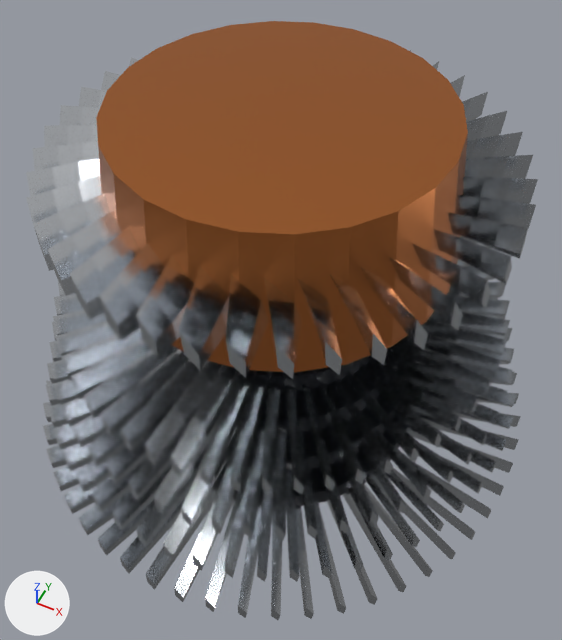
Renders of the glTF model public/models/items/turbinerotor_quality.glb from each side of a commit.
Both versions are drawn from a 50 mm lens placed at (0.131, -0.263, 0.416), pointed at (0.005, -0.011, 0.101). Lighting does not change. The marker at lower left points along +X, +Y and +Z. The picture after the commit comes second. Vertices at exactly the same position are counted once.

Objects in the first picture: 'turbinerotor_quality'.
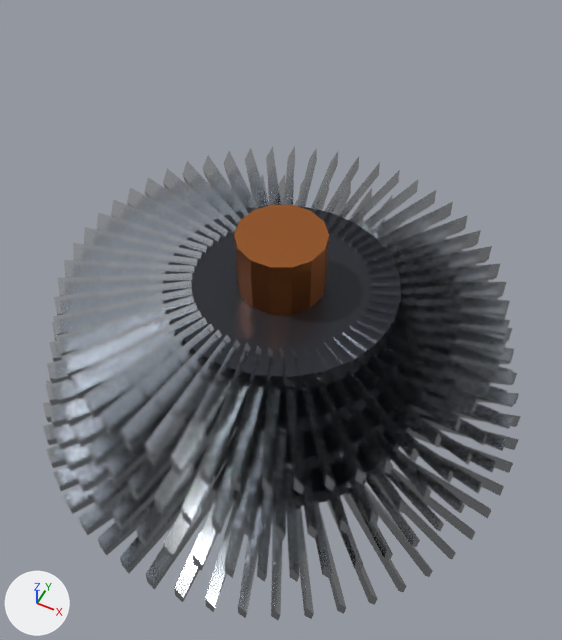
Changed parts and their boxes [x1, y1, x2, y2] in the pictures (562 x 640 px):
'turbinerotor_quality', reshaped (7% narrower, 21% shorter): before [26, 21, 538, 620]; after [43, 146, 521, 620]
part 1 of me_turbinerotor_quality, deleted: before [26, 46, 538, 379]
part 2 of me_turbinerotor_quality, deleted (orange): before [96, 21, 468, 373]
part 3 of me_turbinerotor_quality, recoloured (orange): after [234, 205, 329, 315]

The edits, one by one:
me_turbinerotor_quality is used by ob_turbinerotor_quality; location (0.0, 0.0, 0.0).
me_turbinerotor_quality had 4375 vertices, 7704 faces and spanned x -0.144..0.144, y -0.144..0.144, z 0.0..0.224.
me_turbinerotor_quality now has 3686 vertices, 6488 faces and spans x -0.144..0.144, y -0.144..0.144, z 0.0..0.152.
me_turbinerotor_quality part 1: 40 loose pieces with 640 vertices, spanning x -0.114..0.114, y -0.114..0.114, z 0.18..0.204, are deleted.
Part 2, on me_turbinerotor_quality:
49 vertices are removed from x -0.088..0.088, y -0.088..0.088, z 0.152..0.224.
96 faces are deleted.
me_turbinerotor_quality part 3: 56 faces spanning x -0.024..0.024, y -0.023..0.023, z 0.0..0.152 switch from mat_anodised (dark grey #34373e) to mat_copper (orange #c87a43).
